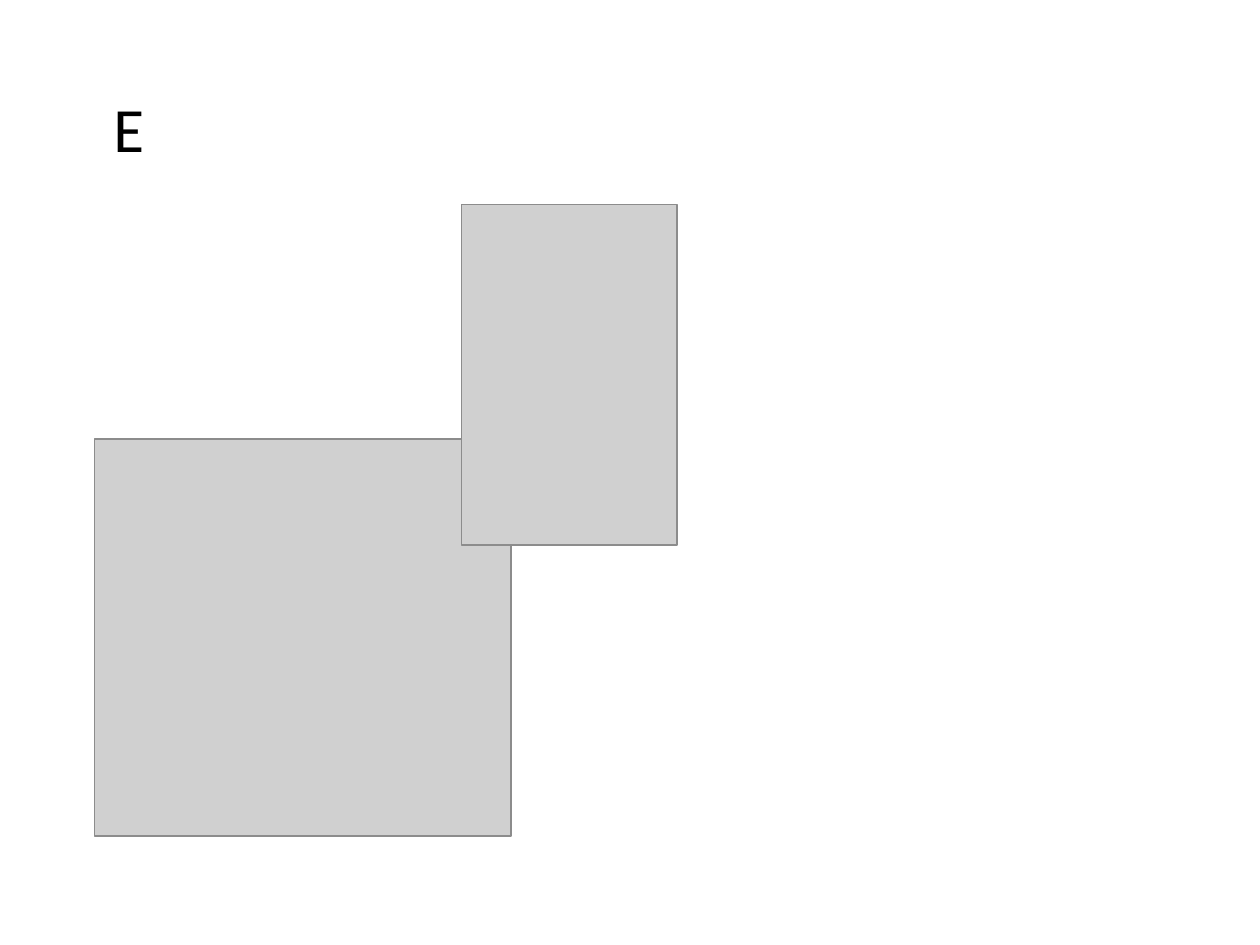
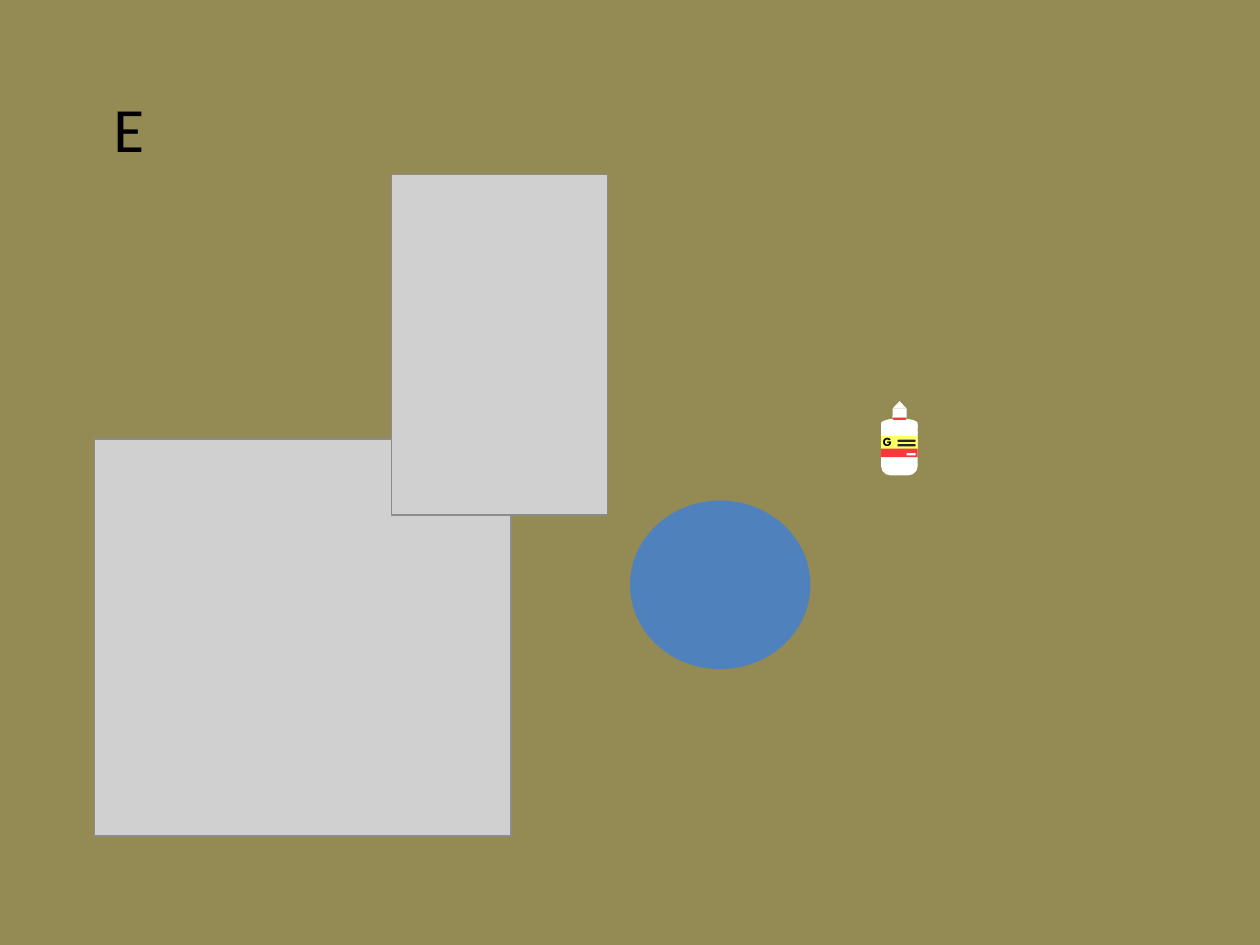
Before and after one commit to gustavogitzel/Discussex, a slide deck: slide 6 of Rascunhos/Imagens IST.pptx. Drawn at 1260x945 pixels with LibreOffice and Linux fonts; fonts in the diff are those of the drawing; grey boxes stand for pictures. Boxes give left, top, right and bottom in pixels: in the first picture for what was removed or moved away, otherwise in the second. Text is boxed around its words. In the diff, an @@ line names an element or a change of style, - is before the commit and + after.

```diff
--- a/Rascunhos/Imagens IST.pptx
+++ b/Rascunhos/Imagens IST.pptx
@@ background #FFFFFF to #948A54 @@
@@ picture: place and size @@
-picture at [461,204,677,544]
+picture at [392,175,607,515]
@@ group added at [881,401,918,475]: 5 rounded rectangles, 4 rectangles, 2 flow chart delays, 1 text, 1 triangle @@
+G
@@ ellipse added at [630,500,810,669], fill #4F81BD @@
```
Also in this commit, not shown: 1 slide added, 1 slide removed, 2 other files.
